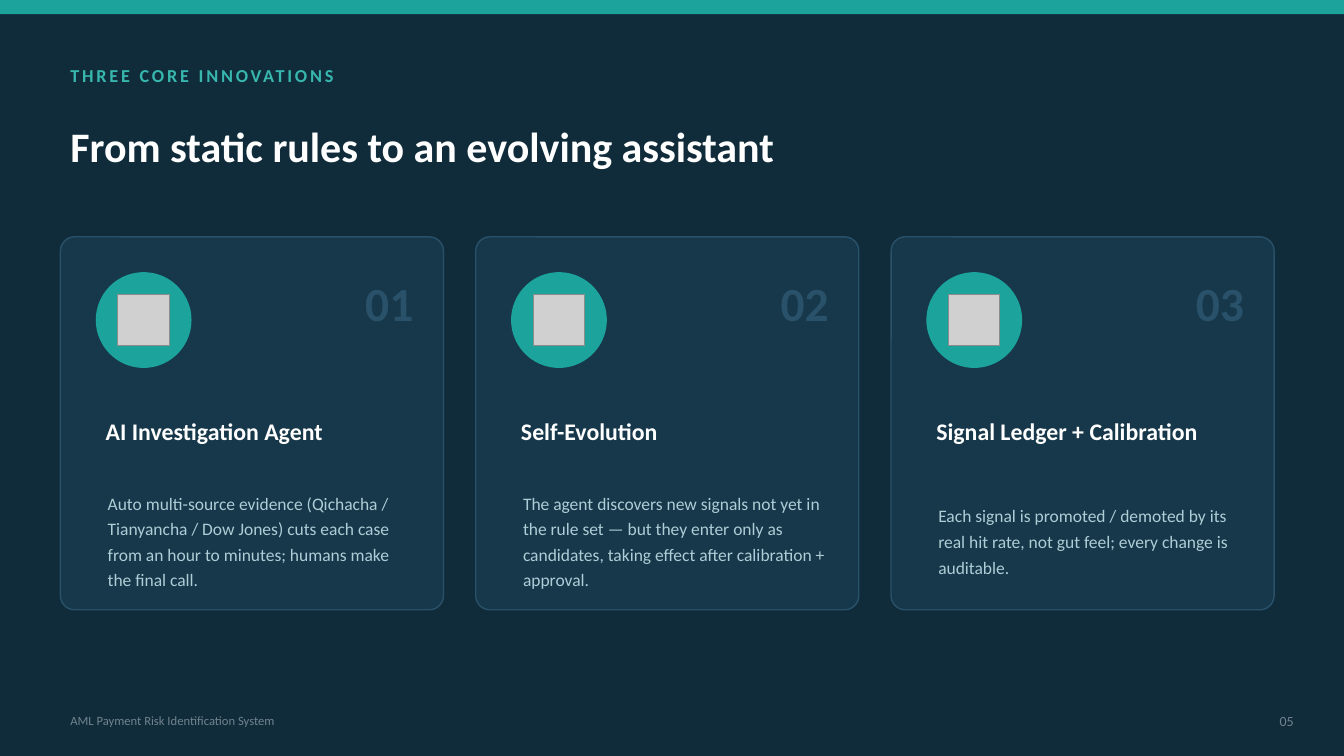
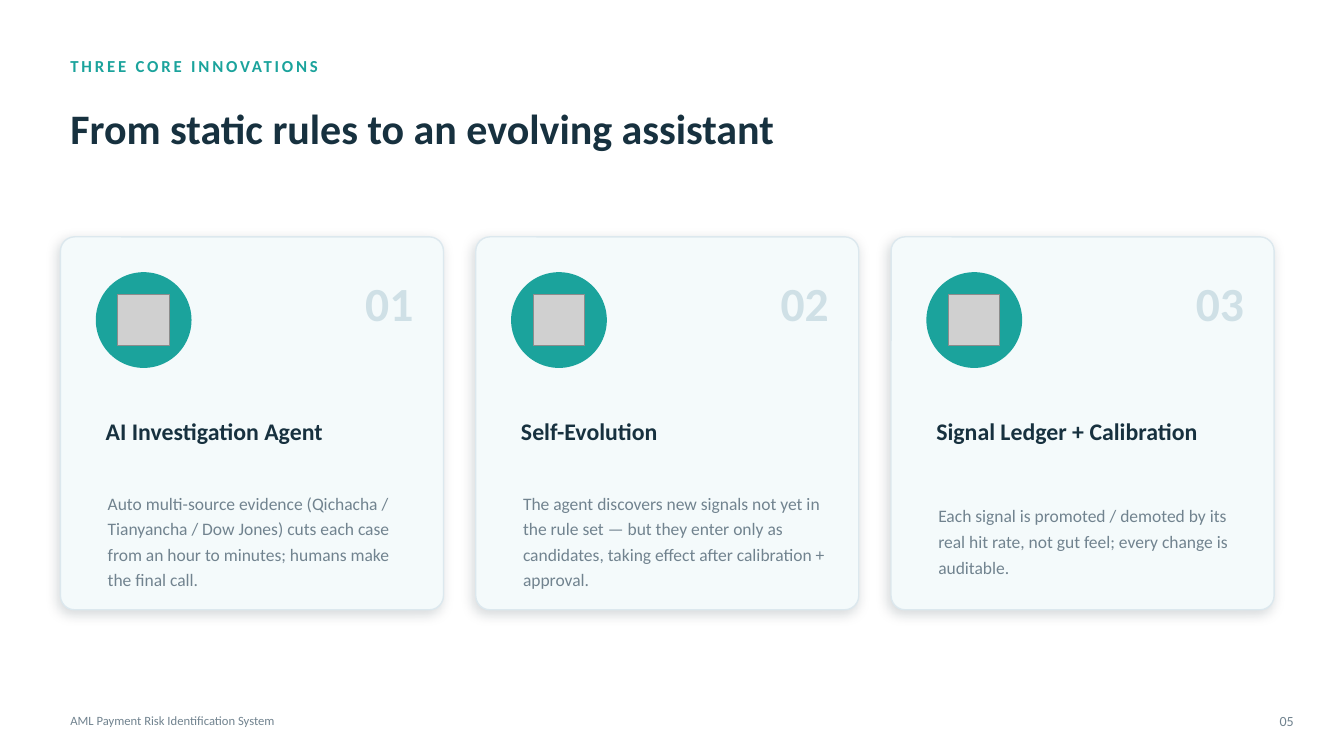
Before and after one commit to strangeromo-cloud/aml-backend, a slide deck: slide 5 of ppt/AML-System-Walkthrough-Legal-EN.pptx. Drawn at 1344x756 pixels with LibreOffice and Linux fonts; fonts in the diff are those of the drawing; grey boxes stand for pictures. Boxes give left, top, right and bottom in pixels: in the first picture for what was removed or moved away, otherwise in the second. Text is boxed around its words. In the diff, an @@ line names an element or a change of style, - is before the commit and + after.

```diff
--- a/ppt/AML-System-Walkthrough-Legal-EN.pptx
+++ b/ppt/AML-System-Walkthrough-Legal-EN.pptx
@@ background #102C3A to #FFFFFF @@
@@ rectangle removed at box(0, 0, 1344, 14) @@
@@ text "THREE CORE INNOVATIONS" at box(60, 50, 1069, 81): size 13 to 12 pt, text colour #37B7AD to #1BA39C @@
@@ text colour #FFFFFF to #17313F in 4 elements at box(106, 423, 322, 444), box(521, 423, 658, 440), box(936, 423, 1198, 444), box(70, 114, 774, 151) @@
@@ text "From static rules to an ...": place and size @@
-text "From static rules to an ..." at box(70, 132, 774, 169)
+text "From static rules to an ..." at box(70, 114, 774, 151)
@@ fill #16384A to #F4FAFB; outline #29516A 1 pt to #DCE8EE 1 pt; shadow on in 3 elements at box(60, 237, 444, 610), box(476, 237, 859, 610), box(891, 237, 1274, 610) @@
@@ text colour #AECDD6 to #71838F in 3 elements at box(108, 497, 389, 586), box(523, 498, 819, 589), box(938, 510, 1228, 574) @@
```
Also in this commit, not shown: 2 other slides changed, 1 other file.
